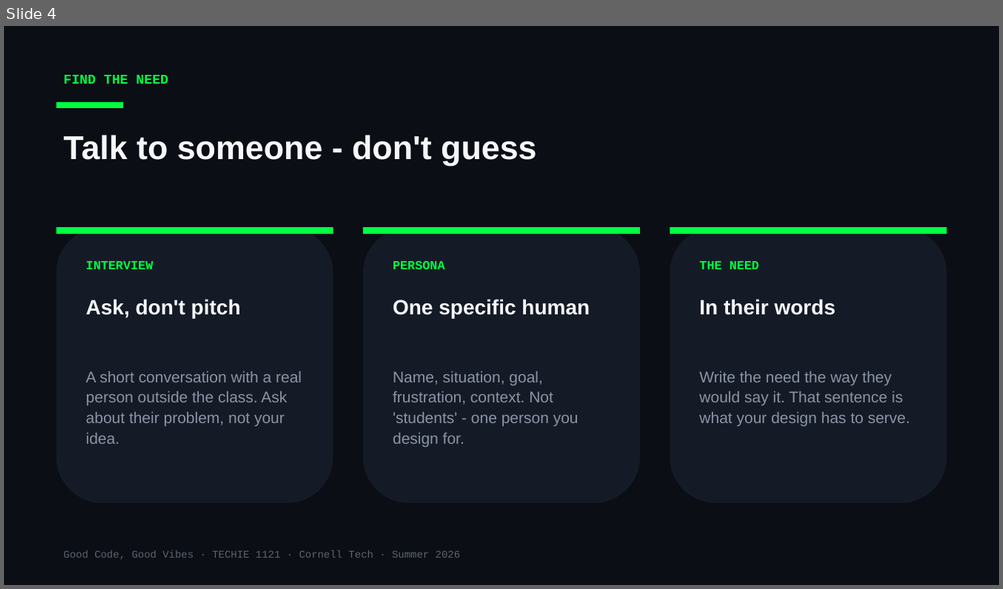
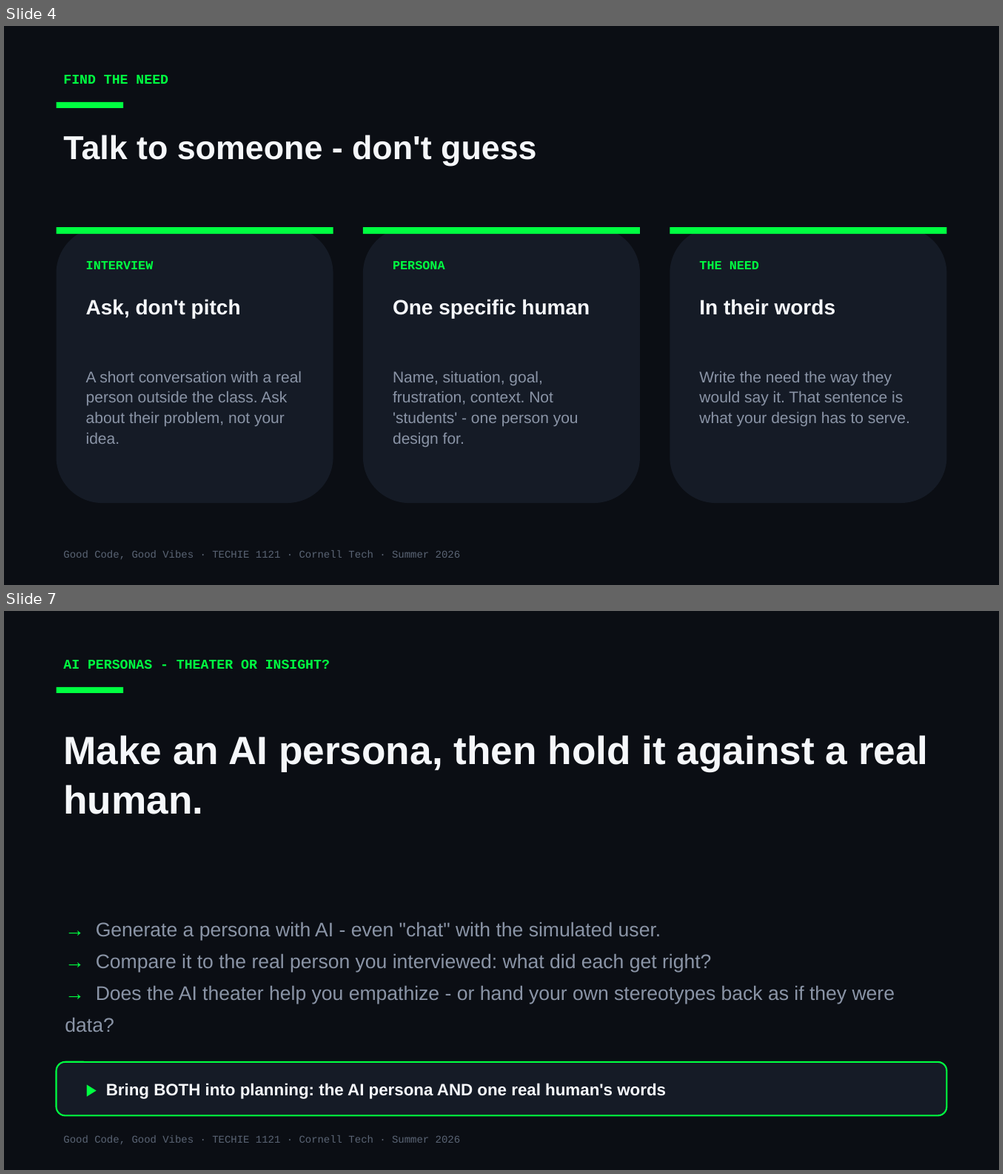
Before and after one commit to Cornell-Tech-Vibe-Coding-Summer-2026/website, a slide deck: slides/Week3-Wed-Working-Day.pptx. Shown one above the other, each under a label of ours: slide 4 before the commit, slides 4 and 7 after it; the slides between them are not shown. The pictures are 1003x589 and 1003x1174 pixels, drawn with LibreOffice and Linux fonts; fonts in the diff are those of the drawing. Boxes give left, top, right and bottom in pixels: in the first picture for what was removed or moved away, otherwise in the second. Text is boxed around its words. In the diff, an @@ line names an element or a change of style, - is before the commit and + after.

```diff
--- a/slides/Week3-Wed-Working-Day.pptx
+++ b/slides/Week3-Wed-Working-Day.pptx
@@ slide 7 added at [4, 611, 999, 1170], background #0B0E14 @@
@@ text added at [63, 660, 330, 669], 13 pt, text #00FF41, bold @@
+AI PERSONAS - THEATER OR INSIGHT?
@@ rectangle added at [57, 687, 123, 693], fill #00FF41 @@
@@ text added at [63, 735, 928, 815], 38 pt, text #F5F7FA, bold @@
+Make an AI persona, then hold it against a real human.
@@ text added at [65, 923, 895, 1032], 19 pt, text #8A94A6 @@
+→ Generate a persona with AI - even "chat" with the simulated user.
+→ Compare it to the real person you interviewed: what did each get right?
+→ Does the AI theater help you empathize - or hand your own stereotypes back as if they were data?
@@ rounded rectangle added at [57, 1062, 946, 1116], fill #151B26, outline #00FF41 1.5 pt @@
@@ text added at [106, 1083, 666, 1099], 16 pt, text #F5F7FA, bold @@
+▶ Bring BOTH into planning: the AI persona AND one real human's words
@@ text added at [63, 1136, 460, 1145], 10 pt, text #5A6474 @@
+Good Code, Good Vibes · TECHIE 1121 · Cornell Tech · Summer 2026
```
Also in this commit, not shown: 1 slide changed, 4 other slides added, 1 other file.
